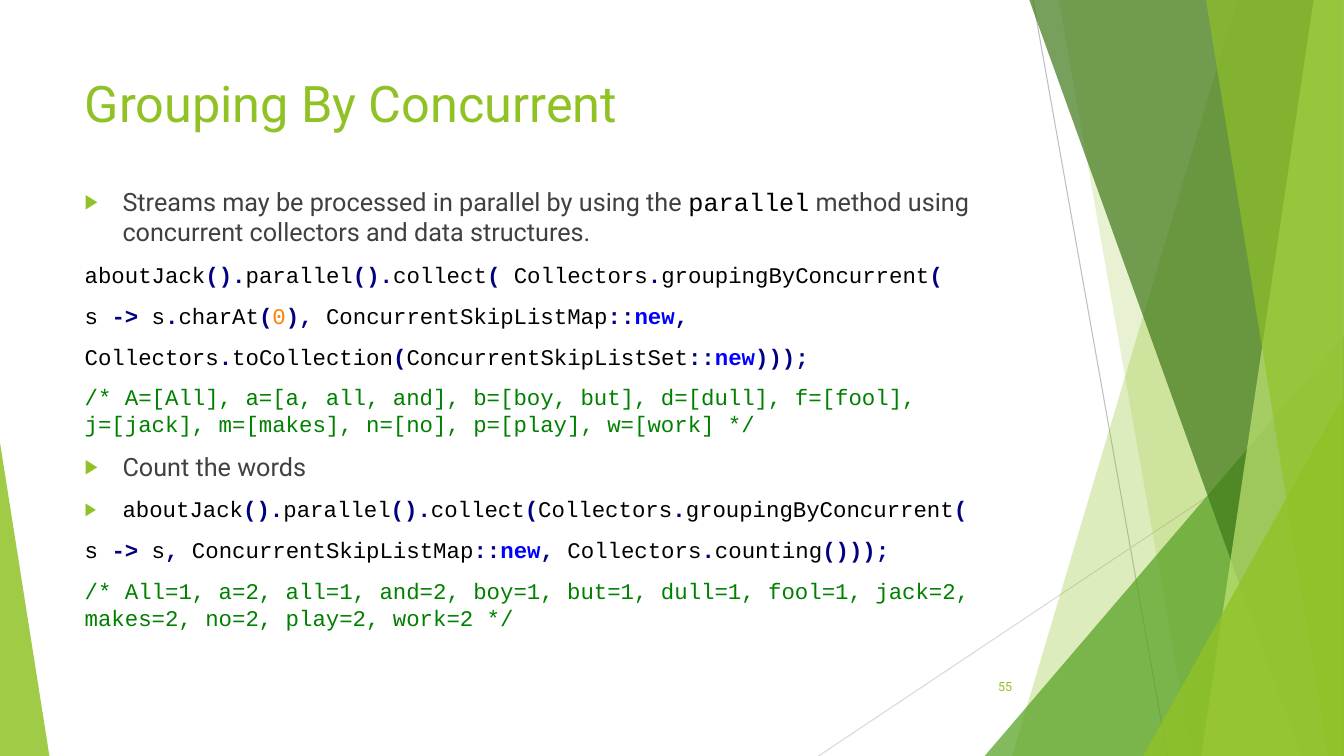
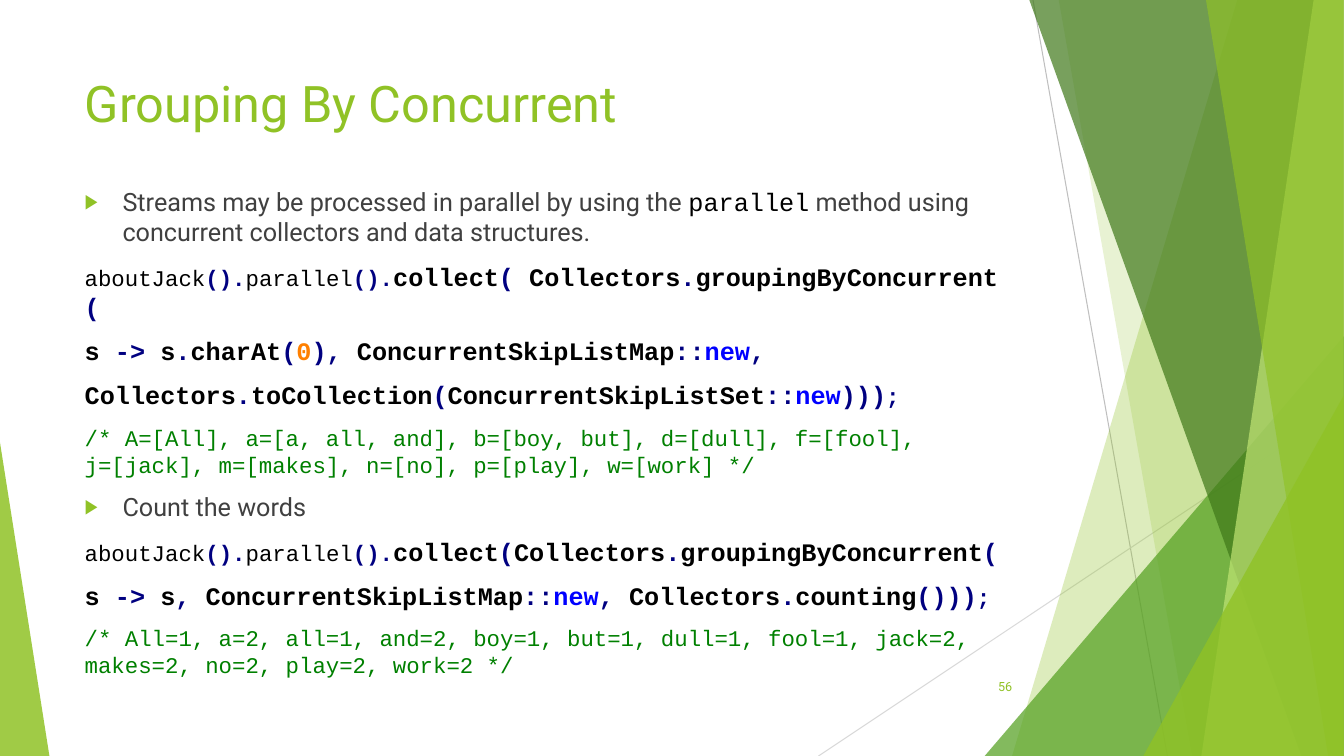
Before and after one commit to RichardRoda/2017-CodePaLOUsa-Lambda, a slide deck: slide 56 of Learning to Love the Lambda in the Stream.pptx (slide 55 before the commit). Drawn at 1344x756 pixels with LibreOffice and Linux fonts; fonts in the diff are those of the drawing. Boxes give left, top, right and bottom in pixels: in the first picture for what was removed or moved away, otherwise in the second. Text is boxed around its words. In the diff, an @@ line names an element or a change of style, - is before the commit and + after.

Commit message:
Use large bold font to emphasize the parts of the example that are relevant to what is being discussed in the slide.

```diff
--- a/Learning to Love the Lambda in the Stream.pptx
+++ b/Learning to Love the Lambda in the Stream.pptx
@@ text at (85, 267, 998, 611): size 16 to 18 pt in "aboutJack().parallel().collect( Collectors.groupingByConcurr ...", "s -> s.charAt(0), ConcurrentSkipListMap::new,", "Collectors.toCollection(ConcurrentSkipListSet::new)));", "aboutJack().parallel().collect(Collectors.groupingByConcurre ..." and 1 more places; bold on in "aboutJack().parallel().collect( Collectors.groupingByConcurr ...", "s s.charAt(0), ConcurrentSkipListMap::new,", "Collectors.toCollection(ConcurrentSkipListSet::new)));", "aboutJack().parallel().collect(Collectors.groupingByConcurre ..." and 1 more places; bullet ▶ to none @@
@@ page number at (998, 682, 1012, 691): text changed @@
-55
+56
```
Also in this commit, not shown: 23 other slides changed, 1 slide added, 1 other file.
